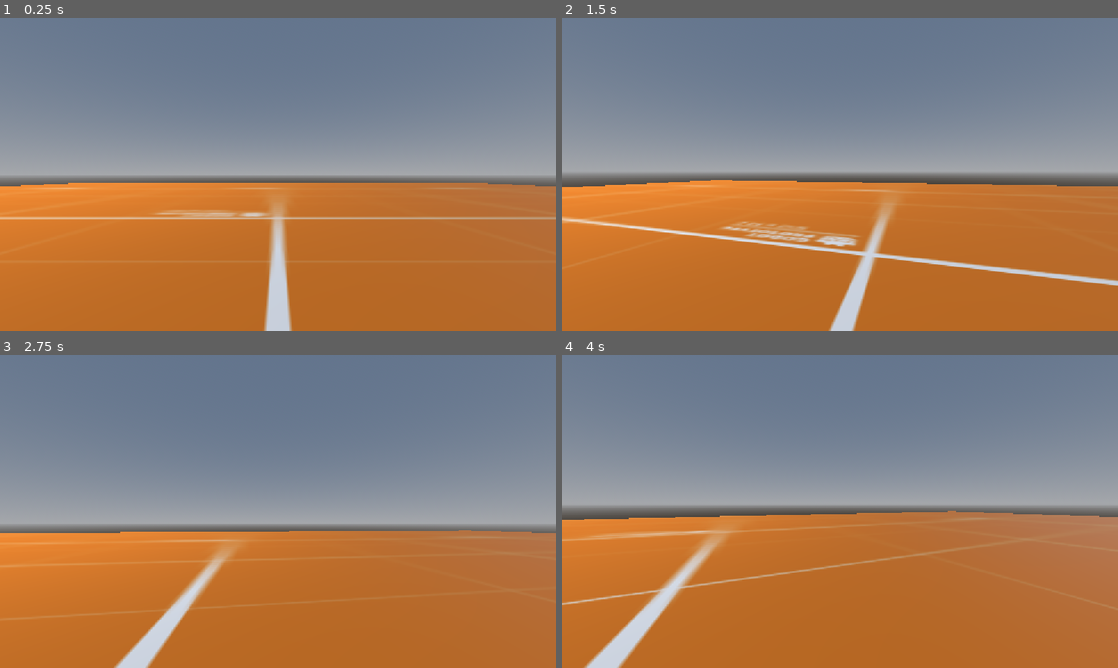
Above: before the commit, frames 1-4 (two rows, left to right).
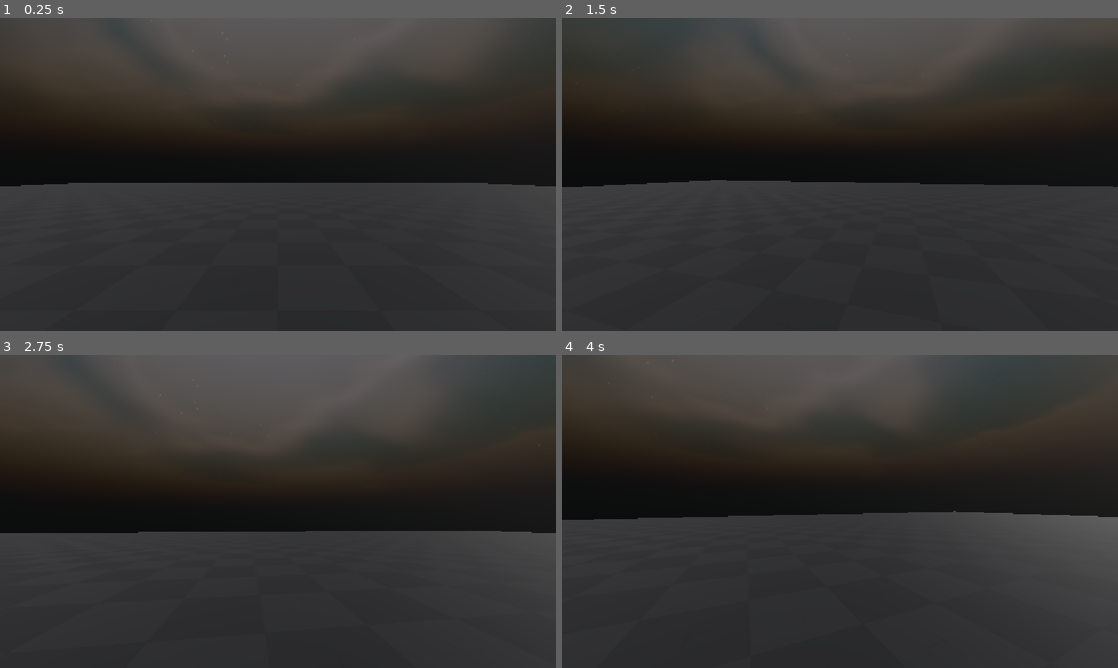
Above: after the commit, the same moments.

Repository: Eli-J-dK/HORRORGAME
Game: Godot game, scene res://main.tscn
The game is run twice, just before and just after one commit, with the same random seed, the same clock (stepped at 60 frames per second) and the same inputs.
Inputs (mouse positions are in pixels of both pictures, inside the frame that each line leads up to):
- Up to frame 1 (0.25 s): no input
- Up to frame 2 (1.5 s): move the mouse to (867, 174) at 0.52 s; hold Q (sprint) 0.53-1.28 s; hold W (move_forward) from 0.53 s (still down); tap Space (jump) at 0.77 s; move the mouse to (812, 174) at 1.27 s; tap Q (sprint) at 1.35 s
- Up to frame 3 (2.75 s): keep holding W (move_forward); tap Space (jump) at 1.52 s; move the mouse to (289, 505) at 2.02 s; hold Q (sprint) from 2.03 s (still down)
- Up to frame 4 (4 s): keep holding W (move_forward); move the mouse to (834, 517) at 2.77 s; release Q (sprint) at 2.78 s; tap Q (sprint) at 2.85 s; tap Space (jump) at 3.02, 3.77 s; move the mouse to (878, 514) at 3.52 s; hold Q (sprint) from 3.53 s (still down)

The runs differ from the first frame. In frame 1, 100% of the frame differs, in the area x 0-100%, y 0-100%; in frame 2, 100%; in frame 3, 100%; in frame 4, 100%.

Commit message:
did stuff
some stuff was done, yes it was

Diff:
--- a/main.tscn
+++ b/main.tscn
@@ -1,12 +1,17 @@
 [gd_scene format=3 uid="uid://djr0twq64gjqx"]
 
-[ext_resource type="Material" uid="uid://dg4xmforuulmv" path="res://materials/floor_texture.tres" id="1_0xm2m"]
 [ext_resource type="PackedScene" uid="uid://uhdo8vnhim6o" path="res://player.tscn" id="1_ig7tw"]
+[ext_resource type="Texture2D" uid="uid://crhvs6lj85ntd" path="res://materials/Dark/texture_09.png" id="2_0xm2m"]
+[ext_resource type="Texture2D" uid="uid://bh334nw883tsb" path="res://materials/skybox-night.png" id="2_h2yge"]
+[ext_resource type="Texture2D" uid="uid://b140q2rdnpqll" path="res://materials/Purple/texture_10.png" id="4_1bvp3"]
 
-[sub_resource type="ProceduralSkyMaterial" id="ProceduralSkyMaterial_scsml"]
+[sub_resource type="PhysicalSkyMaterial" id="PhysicalSkyMaterial_lquwl"]
+sun_disk_scale = 0.0
+ground_color = Color(0.728822, 0.728822, 0.728822, 1)
+night_sky = ExtResource("2_h2yge")
 
 [sub_resource type="Sky" id="Sky_b1pf8"]
-sky_material = SubResource("ProceduralSkyMaterial_scsml")
+sky_material = SubResource("PhysicalSkyMaterial_lquwl")
 
 [sub_resource type="Environment" id="Environment_scsml"]
 background_mode = 2
@@ -17,19 +22,31 @@
 [sub_resource type="BoxShape3D" id="BoxShape3D_b1pf8"]
 size = Vector3(25, 2, 25)
 
+[sub_resource type="StandardMaterial3D" id="StandardMaterial3D_0xm2m"]
+albedo_texture = ExtResource("2_0xm2m")
+uv1_scale = Vector3(0.25, 0.25, 0.25)
+uv1_triplanar = true
+uv1_world_triplanar = true
+uv2_scale = Vector3(0.25, 0.25, 0.25)
+uv2_triplanar = true
+uv2_world_triplanar = true
+
 [sub_resource type="BoxMesh" id="BoxMesh_b1pf8"]
-material = ExtResource("1_0xm2m")
+material = SubResource("StandardMaterial3D_0xm2m")
 size = Vector3(25, 2, 25)
 
 [sub_resource type="PhysicsMaterial" id="PhysicsMaterial_b1pf8"]
 
 [sub_resource type="BoxShape3D" id="BoxShape3D_scsml"]
 
-[sub_resource type="StandardMaterial3D" id="StandardMaterial3D_0xm2m"]
-albedo_color = Color(1, 0, 0, 1)
+[sub_resource type="StandardMaterial3D" id="StandardMaterial3D_h2yge"]
+albedo_texture = ExtResource("4_1bvp3")
+uv1_scale = Vector3(0.25, 0.25, 0.25)
+uv1_triplanar = true
+uv1_world_triplanar = true
 
 [sub_resource type="BoxMesh" id="BoxMesh_6k7d3"]
-material = SubResource("StandardMaterial3D_0xm2m")
+material = SubResource("StandardMaterial3D_h2yge")
 
 [node name="main" type="Node3D" unique_id=682175594]
 
@@ -54,12 +71,22 @@
 [node name="model" type="MeshInstance3D" parent="scene items/ground/collision" unique_id=796028341]
 mesh = SubResource("BoxMesh_b1pf8")
 
-[node name="StaticBody3D" type="StaticBody3D" parent="scene items" unique_id=2133085450]
-transform = Transform3D(10, 0, 0, 0, 5, 0, 0, 0, 1, 0, 6.719739, 15.148151)
+[node name="ramp" type="StaticBody3D" parent="scene items" unique_id=2133085450]
+transform = Transform3D(10, 0, 0, 0, 4.038153, -0.9148405, 0, 9.148405, 0.4038153, 0, 5.894746, 15.148151)
 physics_material_override = SubResource("PhysicsMaterial_b1pf8")
 
-[node name="CollisionShape3D" type="CollisionShape3D" parent="scene items/StaticBody3D" unique_id=1575937942]
+[node name="CollisionShape3D" type="CollisionShape3D" parent="scene items/ramp" unique_id=1575937942]
 shape = SubResource("BoxShape3D_scsml")
 
-[node name="MeshInstance3D" type="MeshInstance3D" parent="scene items/StaticBody3D/CollisionShape3D" unique_id=914707056]
+[node name="MeshInstance3D" type="MeshInstance3D" parent="scene items/ramp/CollisionShape3D" unique_id=914707056]
 mesh = SubResource("BoxMesh_6k7d3")
+
+[node name="wall" type="StaticBody3D" parent="scene items" unique_id=1718942944]
+transform = Transform3D(10, 0, 0, 0, 5, 0, 0, 0, 1, 15.622, 6.5, 15.148)
+physics_material_override = SubResource("PhysicsMaterial_b1pf8")
+
+[node name="CollisionShape3D" type="CollisionShape3D" parent="scene items/wall" unique_id=1087687127]
+shape = SubResource("BoxShape3D_scsml")
+
+[node name="MeshInstance3D" type="MeshInstance3D" parent="scene items/wall/CollisionShape3D" unique_id=918079580]
+mesh = SubResource("BoxMesh_6k7d3")
--- a/materials/floor_texture.tres
+++ /dev/null
@@ -1,7 +0,0 @@
-[gd_resource type="StandardMaterial3D" format=3 uid="uid://dg4xmforuulmv"]
-
-[ext_resource type="Texture2D" uid="uid://cfhsehwvttb4s" path="res://materials/floor texture.png" id="1_77tbf"]
-
-[resource]
-albedo_texture = ExtResource("1_77tbf")
-uv1_scale = Vector3(10, 10, 10)
--- a/player.tscn
+++ b/player.tscn
@@ -13,7 +13,7 @@
 SPEED = 5.0
 sprint_speed = 10.0
 JUMP_VELOCITY = 5.0
-slowdown = 0.5
+slowdown = 0.3
 stam_gen = 5.0
 jump_stam = 20.0
 
Binary file added: materials/Dark/texture_01.png
Not shown, added: materials/Dark/texture_01.png.import
Binary file added: materials/Dark/texture_02.png
Not shown, added: materials/Dark/texture_02.png.import
Binary file added: materials/Dark/texture_03.png
Not shown, added: materials/Dark/texture_03.png.import
Binary file added: materials/Dark/texture_04.png
Not shown, added: materials/Dark/texture_04.png.import
Binary file added: materials/Dark/texture_05.png
Not shown, added: materials/Dark/texture_05.png.import
Binary file added: materials/Dark/texture_06.png
Not shown, added: materials/Dark/texture_06.png.import
(and 45 more such lines)
